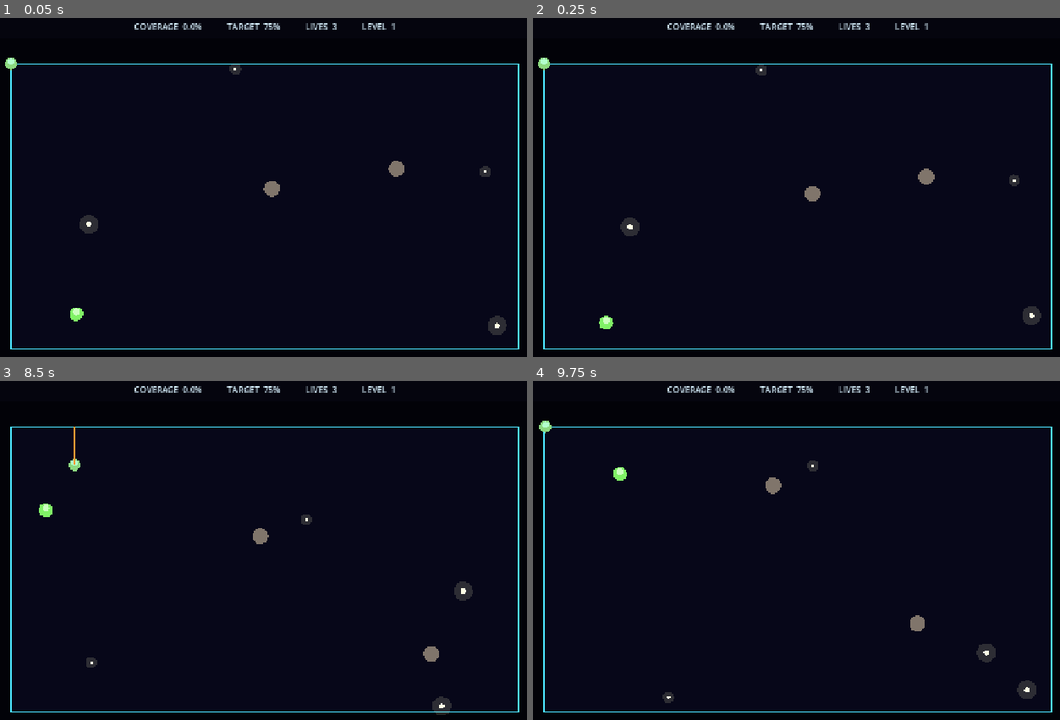
Above: before the commit, frames 1-4 (two rows, left to right).
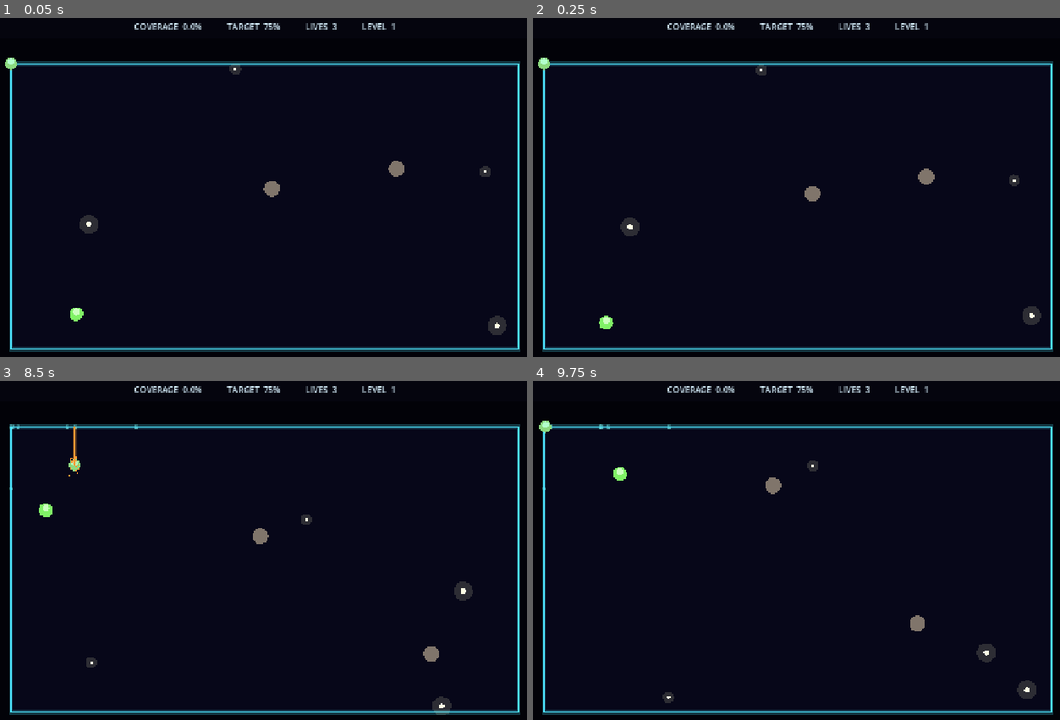
Above: after the commit, the same moments.

Repository: ran1979/spaceship
Game: Godot game, scene res://scenes/Main.tscn
The game is run twice, just before and just after one commit, with the same random seed, the same clock (stepped at 60 frames per second) and the same inputs.
Inputs:
- Up to frame 1 (0.05 s): no input
- Up to frame 2 (0.25 s): no input
- Up to frame 3 (8.5 s): hold Right (move_right) 0.53-1.28 s; hold Space (cut) 0.53-1.28 s; hold Down (move_down) 1.28-2.03 s; tap Space (cut) every 1.5 s from 1.35 to 7.35 s; hold Right (move_right) 2.03-2.78 s; hold Space (cut) 2.03-2.78 s; hold Up (move_up) 2.78-3.53 s; hold Space (cut) 3.53-4.28 s; hold Left (move_left) 3.53-5.03 s; hold Down (move_down) 5.03-5.78 s; hold Space (cut) 5.03-5.78 s; hold Right (move_right) 5.78-6.53 s; hold Up (move_up) 6.53-7.28 s; hold Space (cut) 6.53-7.28 s; hold Right (move_right) 7.28-8.03 s; hold Down (move_down) from 8.03 s (still down); hold Space (cut) from 8.03 s (still down)
- Up to frame 4 (9.75 s): release Down (move_down) at 8.78 s; release Space (cut) at 8.78 s; hold Left (move_left) 8.78-9.53 s; tap Space (cut) at 8.85 s; hold Up (move_up) from 9.53 s (still down); hold Space (cut) from 9.53 s (still down)

The runs differ from the first frame. In frame 1, 2.9% of the frame differs, in the area x 1-99%, y 12-99%; in frame 2, 2.9%; in frame 3, 3.0%; in frame 4, 2.9%.

Commit message:
Add levels, game over, and polish (Step 6)
Levels add stars, aliens, and speed each time. Reaching 75% coverage
completes the level; running out of lives ends the game. Transition
screens wait for Space. Adds glowing lines, claimed-zone edge
highlight, and a particle trail while cutting.

Co-Authored-By: Claude Haiku 5.5 <noreply@anthropic.com>

Diff:
--- a/scripts/hazards.gd
+++ b/scripts/hazards.gd
@@ -14,14 +14,20 @@
 const SPAWN_CLEARANCE := 120.0  # keep spawns this far from the ship
 
 var _items: Array = []  # each: {pos, vel, r, chaser}
+var _speed_scale := 1.0
 
 
-func spawn(region: PackedVector2Array, ship_pos: Vector2, star_count: int, alien_count: int) -> void:
+func spawn(region: PackedVector2Array, ship_pos: Vector2, star_count: int, alien_count: int, speed_scale: float) -> void:
+	_speed_scale = speed_scale
 	for i in star_count:
-		var speed := randf_range(STAR_SPEED_MIN, STAR_SPEED_MAX)
+		var speed := randf_range(STAR_SPEED_MIN, STAR_SPEED_MAX) * speed_scale
 		add(_random_point_in(region, ship_pos), _random_dir() * speed, STAR_RADII.pick_random(), false)
 	for i in alien_count:
-		add(_random_point_in(region, ship_pos), _random_dir() * ALIEN_SPEED, ALIEN_RADIUS, true)
+		add(_random_point_in(region, ship_pos), _random_dir() * ALIEN_SPEED * speed_scale, ALIEN_RADIUS, true)
+
+
+func clear() -> void:
+	_items.clear()
 
 
 func add(pos: Vector2, vel: Vector2, r: float, chaser: bool) -> void:
@@ -59,10 +65,10 @@
 
 func _steer_alien(h: Dictionary, delta: float, path: PackedVector2Array) -> void:
 	if path.size() < 2:
-		h.vel = h.vel.normalized() * ALIEN_SPEED
+		h.vel = h.vel.normalized() * ALIEN_SPEED * _speed_scale
 		return
 	var target := _closest_on_path(h.pos, path)
-	var desired: Vector2 = (target - h.pos).normalized() * ALIEN_CHASE_SPEED
+	var desired: Vector2 = (target - h.pos).normalized() * ALIEN_CHASE_SPEED * _speed_scale
 	h.vel = h.vel.lerp(desired, minf(1.0, ALIEN_STEER_RATE * delta))
 
 
--- a/scripts/hud.gd
+++ b/scripts/hud.gd
@@ -54,6 +54,10 @@
 	_message.visible = true
 
 
+func hide_message() -> void:
+	_message.visible = false
+
+
 func _label(parent: Node) -> Label:
 	var label := Label.new()
 	label.add_theme_color_override("font_color", TEXT_COLOR)
--- a/scripts/main.gd
+++ b/scripts/main.gd
@@ -1,14 +1,17 @@
 extends Node2D
 
 # Fixed playfield, centered in the viewport. HUD bar sits above it.
+# Flow: PLAYING -> LEVEL_DONE (press Space) -> next level, or GAME_OVER (press Space) -> level 1.
+enum State { PLAYING, LEVEL_DONE, GAME_OVER }
+
 const FIELD_SIZE := Vector2(960, 540)
 const FIELD_BG := Color(0.03, 0.03, 0.10)
 const CLAIM_COLOR := Color(0.10, 0.34, 0.40)
+const CLAIM_EDGE_COLOR := Color(0.55, 1.0, 0.95)
 const BORDER_COLOR := Color(0.3, 0.9, 1.0)
 const BORDER_WIDTH := 3.0
 const TARGET_PERCENT := 75.0
-const STAR_COUNT := 6
-const ALIEN_COUNT := 1
+const STARTING_LIVES := 3
 const CRASH_INVULN := 1.0  # seconds of immunity after a crash
 
 @onready var _player: Node2D = $Player
@@ -16,6 +19,7 @@
 @onready var _hud: CanvasLayer = $HUD
 
 var level := 1
+var _state := State.PLAYING
 var _claimed: Array[PackedVector2Array] = []
 var _claimed_area := 0.0
 var _invuln := 0.0
@@ -23,16 +27,17 @@
 
 func _ready() -> void:
 	_player.territory_claimed.connect(_on_territory_claimed)
-	_player.setup(_perimeter_points())
-	_hazards.spawn(_player.perimeter(), _player.position, STAR_COUNT, ALIEN_COUNT)
+	_start_game()
 
 
 func _process(delta: float) -> void:
-	_invuln = maxf(_invuln - delta, 0.0)
-	_hazards.step(delta, _player.perimeter(), _player.cut_path(), _player.position)
-	if _invuln <= 0.0 and _hazards.hit_test(_player.cut_path(), _player.position):
-		_player.crash()
-		_invuln = CRASH_INVULN
+	if _state == State.PLAYING:
+		_play(delta)
+	elif Input.is_action_just_pressed("cut"):
+		if _state == State.LEVEL_DONE:
+			_start_level(level + 1)
+		else:
+			_start_game()
 	_hud.update_stats(_coverage_percent(), TARGET_PERCENT, _player.lives, level)
 
 
@@ -40,8 +45,18 @@
 	draw_rect(_field_rect(), FIELD_BG, true)
 	for poly in _claimed:
 		draw_colored_polygon(poly, CLAIM_COLOR)
-		_draw_loop(poly)
-	_draw_loop(_player.perimeter())
+		_draw_loop(poly, CLAIM_EDGE_COLOR)
+	_draw_loop(_player.perimeter(), BORDER_COLOR)
+
+
+func _play(delta: float) -> void:
+	_invuln = maxf(_invuln - delta, 0.0)
+	_hazards.step(delta, _player.perimeter(), _player.cut_path(), _player.position)
+	if _invuln <= 0.0 and _hazards.hit_test(_player.cut_path(), _player.position):
+		_player.crash()
+		_invuln = CRASH_INVULN
+	if _player.lives <= 0:
+		_game_over()
 
 
 func _on_territory_claimed(poly: PackedVector2Array, area: float) -> void:
@@ -50,23 +65,59 @@
 	_hazards.respawn_inside(poly, _player.perimeter(), _player.position)
 	queue_redraw()
 	if _coverage_percent() >= TARGET_PERCENT:
-		_win()
+		_level_done()
 
 
-func _win() -> void:
+func _start_game() -> void:
+	_player.lives = STARTING_LIVES
+	_start_level(1)
+
+
+func _start_level(n: int) -> void:
+	level = n
+	_state = State.PLAYING
+	_claimed.clear()
+	_claimed_area = 0.0
+	_invuln = 0.0
+	_player.restart(_perimeter_points())
+	_player.set_process(true)
+	_hazards.clear()
+	var cfg := _level_config(n)
+	_hazards.spawn(_player.perimeter(), _player.position, cfg.stars, cfg.aliens, cfg.speed)
+	_hud.hide_message()
+	queue_redraw()
+
+
+func _level_done() -> void:
+	_state = State.LEVEL_DONE
 	_player.set_process(false)
-	set_process(false)
-	_hud.show_message("LEVEL %d COMPLETE" % level)
+	_hud.show_message("LEVEL %d COMPLETE\n\nPress Space to continue" % level)
+
+
+func _game_over() -> void:
+	_state = State.GAME_OVER
+	_player.set_process(false)
+	_hud.show_message("GAME OVER\n\nReached level %d\n\nPress Space to restart" % level)
+
+
+# Harder each level: more hazards, faster movement, one more alien every second level.
+func _level_config(n: int) -> Dictionary:
+	return {
+		"stars": 6 + 2 * (n - 1),
+		"aliens": 1 + (n - 1) / 2,
+		"speed": 1.0 + 0.12 * (n - 1),
+	}
 
 
 func _coverage_percent() -> float:
 	return _claimed_area / (FIELD_SIZE.x * FIELD_SIZE.y) * 100.0
 
 
-func _draw_loop(poly: PackedVector2Array) -> void:
+func _draw_loop(poly: PackedVector2Array, color: Color) -> void:
 	var closed := poly.duplicate()
 	closed.append(poly[0])
-	draw_polyline(closed, BORDER_COLOR, BORDER_WIDTH)
+	draw_polyline(closed, Color(color, 0.25), BORDER_WIDTH * 3.0)
+	draw_polyline(closed, color, BORDER_WIDTH)
 
 
 func _field_rect() -> Rect2:
--- a/scripts/player.gd
+++ b/scripts/player.gd
@@ -24,6 +24,7 @@
 var _start_edge := 0
 var _start_dist := 0.0
 var _needs_release := false  # after a cancel or claim, cut key must be released before restarting
+var _particles: CPUParticles2D
 
 
 func _ready() -> void:
@@ -32,6 +33,25 @@
 	_add_key_action("move_up", [KEY_UP, KEY_W])
 	_add_key_action("move_down", [KEY_DOWN, KEY_S])
 	_add_key_action("cut", [KEY_SPACE])
+	_particles = CPUParticles2D.new()
+	_particles.local_coords = false
+	_particles.emitting = false
+	_particles.amount = 30
+	_particles.lifetime = 0.5
+	_particles.spread = 180.0
+	_particles.initial_velocity_min = 10.0
+	_particles.initial_velocity_max = 40.0
+	_particles.scale_amount_min = 1.5
+	_particles.scale_amount_max = 3.0
+	_particles.color = TRAIL_COLOR
+	add_child(_particles)
+
+
+func restart(points: PackedVector2Array) -> void:
+	setup(points)
+	_drawing = false
+	_trail.clear()
+	_needs_release = true
 
 
 func setup(points: PackedVector2Array) -> void:
@@ -83,6 +103,7 @@
 
 
 func _process(delta: float) -> void:
+	_particles.emitting = _drawing
 	step(Input.get_vector("move_left", "move_right", "move_up", "move_down"), delta, Input.is_action_pressed("cut"))
 	queue_redraw()
 
@@ -96,6 +117,7 @@
 		for p in _trail:
 			local.append(p - position)
 		local.append(Vector2.ZERO)
+		draw_polyline(local, Color(TRAIL_COLOR, 0.25), 8.0)
 		draw_polyline(local, TRAIL_COLOR, 2.0)
 
 
--- a/tests/test_perimeter.gd
+++ b/tests/test_perimeter.gd
@@ -2,6 +2,8 @@
 
 # Headless checks: perimeter walking, cutting, claiming, self-collision, retrace, release.
 # Run: ./run.sh --headless -s res://tests/test_perimeter.gd
+
+const MAIN := preload("res://scripts/main.gd")
 
 var _failures := 0
 var _square := PackedVector2Array([Vector2(0, 0), Vector2(100, 0), Vector2(100, 100), Vector2(0, 100)])
@@ -22,6 +24,7 @@
 	_test_release_cancels()
 	_test_level_win()
 	_test_hazards()
+	_test_game_flow()
 	print("cut tests: %s" % ("PASS" if _failures == 0 else "%d FAILED" % _failures))
 	quit(1 if _failures > 0 else 0)
 	return true
@@ -170,6 +173,34 @@
 	ship.free()
 
 
+# Level flow: claim to 75% -> level done -> next level; lives run out -> game over -> restart.
+func _test_game_flow() -> void:
+	var main: Node2D = preload("res://scenes/Main.tscn").instantiate()
+	root.add_child(main)
+	var poly := PackedVector2Array([Vector2(0, 0), Vector2(1, 0), Vector2(1, 1)])
+	var field_area: float = 960.0 * 540.0
+	main._on_territory_claimed(poly, field_area * 0.8)
+	_check_bool(main.get("_state") == MAIN.State.LEVEL_DONE, "75%+ enters level done state")
+
+	main._start_level(2)
+	_check_bool(main.get("_state") == MAIN.State.PLAYING and main._player.is_processing(), "next level resumes play")
+	_check_bool(main._hazards._items.size() == 9, "level 2 spawns 8 stars and 1 alien")
+	_check_bool(is_equal_approx(main._coverage_percent(), 0.0), "next level starts with zero coverage")
+
+	main._player.lives = 1
+	main._player.crash()
+	main._player.lives = 0
+	main._play(0.016)
+	_check_bool(main.get("_state") == MAIN.State.GAME_OVER, "no lives left enters game over")
+
+	main._start_game()
+	_check_bool(main.level == 1 and main._player.lives == 3, "restart returns to level 1 with full lives")
+	var cfg: Dictionary = main._level_config(3)
+	_check_bool(cfg.stars == 10 and cfg.aliens == 2, "level 3 has 10 stars and 2 aliens")
+	root.remove_child(main)
+	main.free()
+
+
 func _check(ship: Node2D, expected: Vector2, label: String) -> void:
 	if not ship.position.is_equal_approx(expected):
 		_failures += 1
Not shown, changed: README.md
